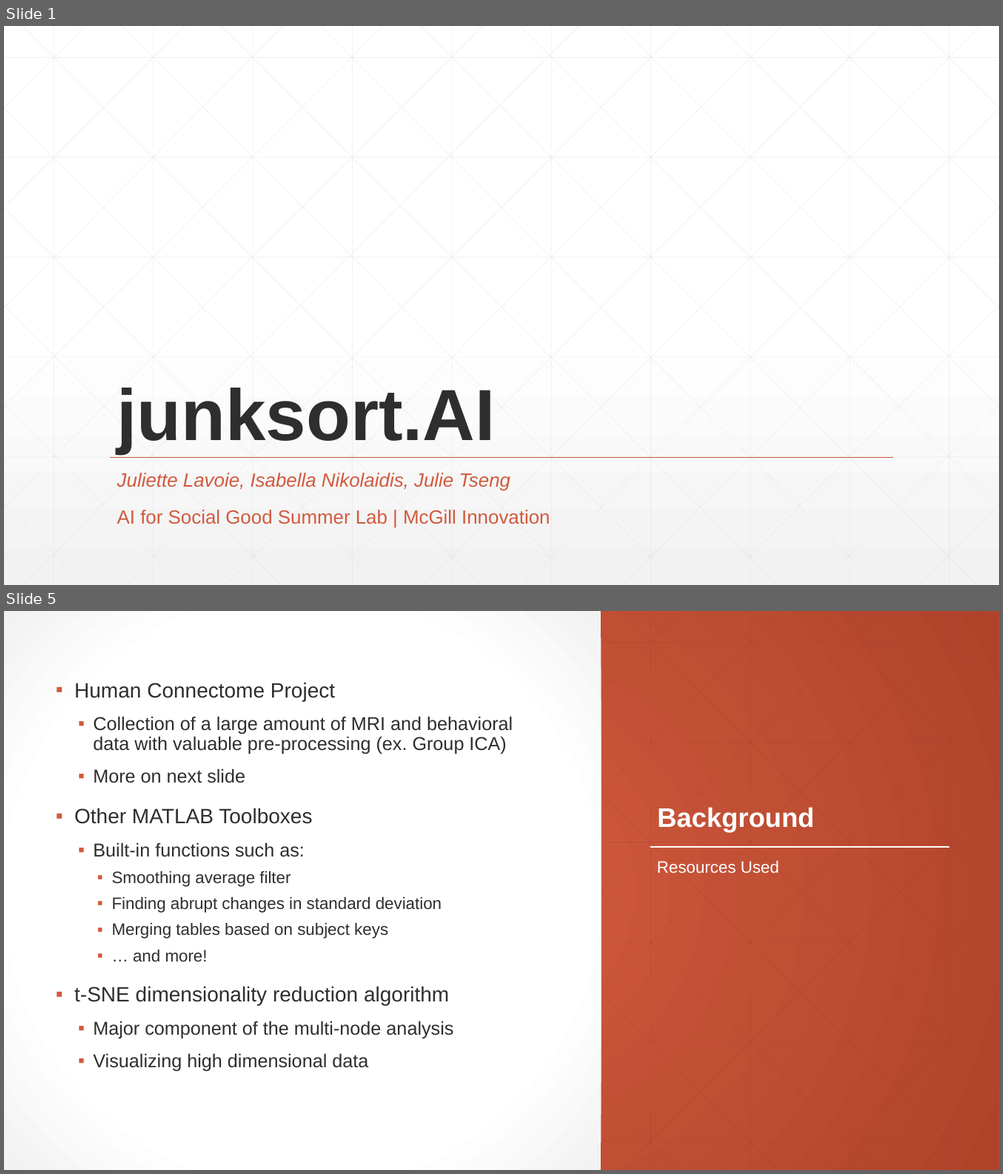
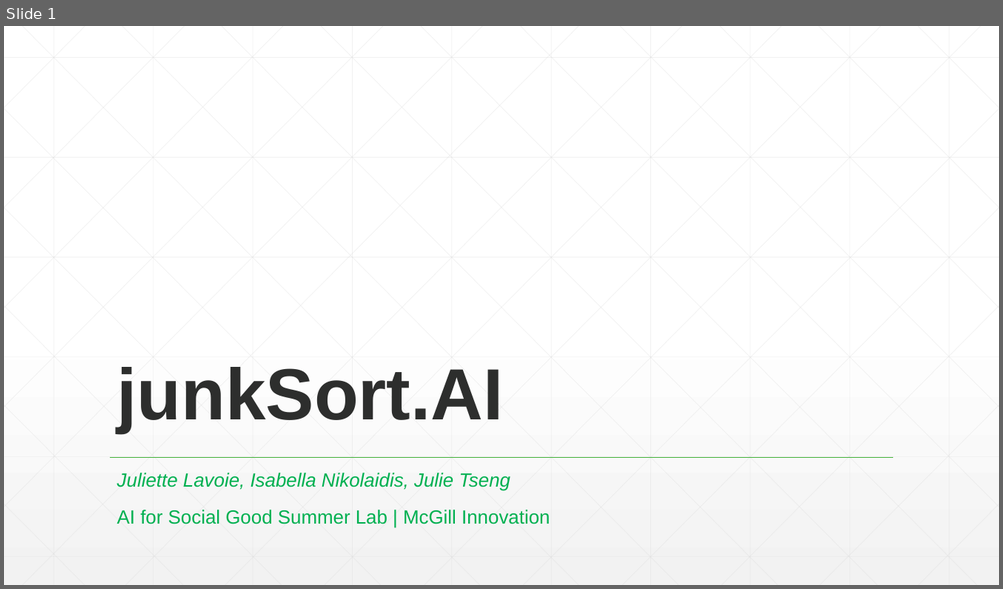
Before and after one commit to j-tseng/junkSort.AI, a slide deck: junksort-presentation.pptx. Shown one above the other, each under a label of ours: slides 1 and 5 before the commit, slide 1 after it; the slides between them are not shown. The pictures are 1003x1174 and 1003x589 pixels, drawn with LibreOffice and Linux fonts; fonts in the diff are those of the drawing. Boxes give left, top, right and bottom in pixels: in the first picture for what was removed or moved away, otherwise in the second. Text is boxed around its words. In the diff, an @@ line names an element or a change of style, - is before the commit and + after.

```diff
--- a/junksort-presentation.pptx
+++ b/junksort-presentation.pptx
@@ slide 5 removed at <box>4,611,999,1170</box>, background gradient #D15A3E to #AF432A @@
@@ rectangle removed at <box>4,611,601,1170</box> @@
@@ text removed at <box>74,682,512,1071</box> @@
-▪ Human Connectome Project
-  ▪ Collection of a large amount of MRI and behavioral data with valuable pre-processing (ex. Group ICA)
-  ▪ More on next slide
-▪ Other MATLAB Toolboxes
-  ▪ Built-in functions such as:
-    ▪ Smoothing average filter
-    ▪ Finding abrupt changes in standard deviation
-    ▪ Merging tables based on subject keys
-    ▪ … and more!
-▪ t-SNE dimensionality reduction algorithm
-  ▪ Major component of the multi-node analysis
-  ▪ Visualizing high dimensional data
@@ title removed at <box>657,807,814,832</box> @@
-Background
@@ line removed from (650, 848) to (949, 848) @@
@@ text removed at <box>657,860,779,873</box> @@
-Resources Used
@@ group removed at <box>4,611,999,1170</box>: 46 lines @@
@@ slide 1 changed as well @@
@@ title at <box>117,367,504,433</box>: text changed @@
-junksort.AI
+junkSort.AI
@@ subtitle "Juliette Lavoie, Isabella Nikolaidis, Julie ..." at <box>117,473,549,525</box>: text colour #D15A3E to #00B050 @@
@@ line (110, 458) - (893, 458): stroke #D15A3E 1 pt to #48B53F 1 pt @@
```
Also in this commit, not shown: 1 other slide changed, 3 slides added, 6 other slides removed.
